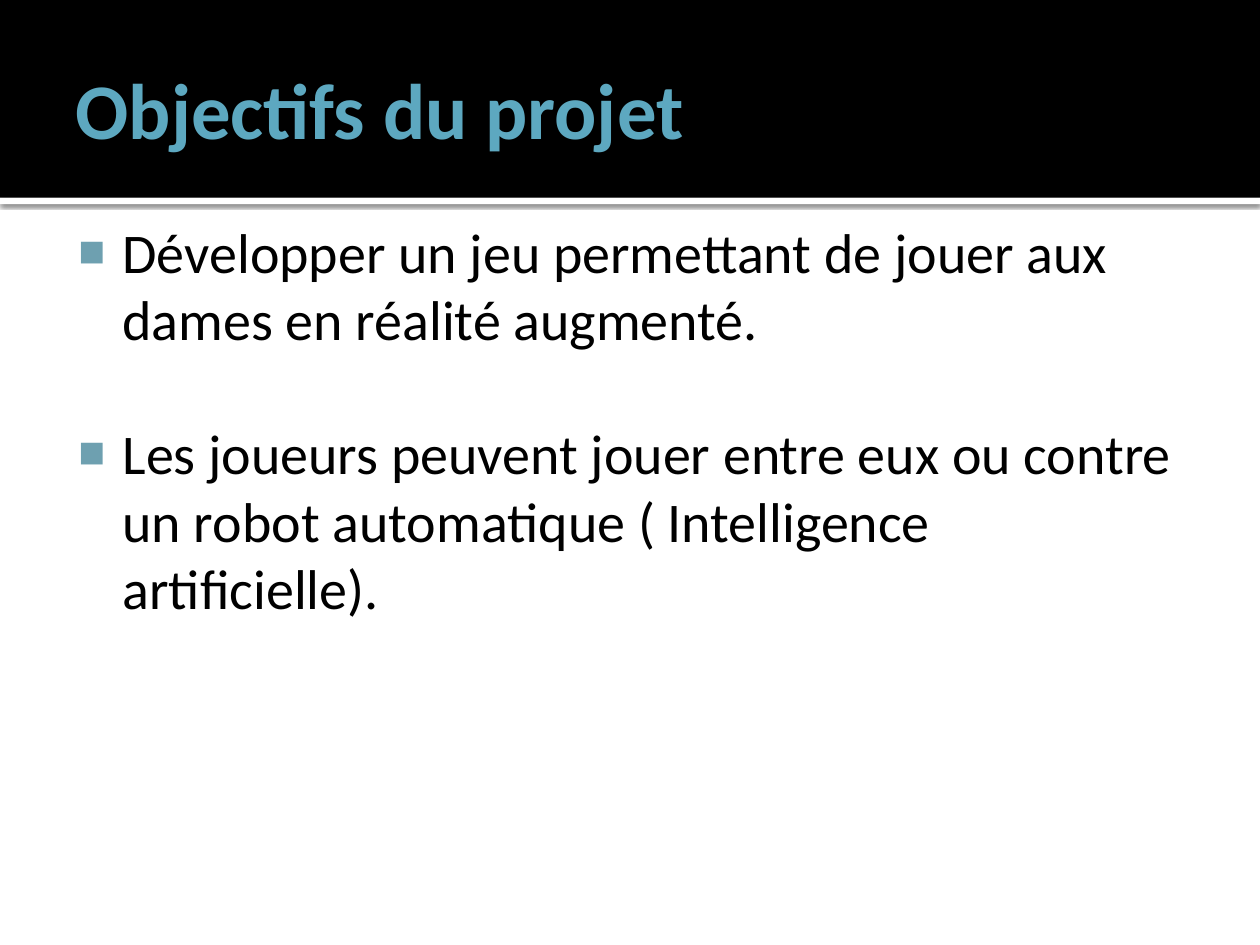
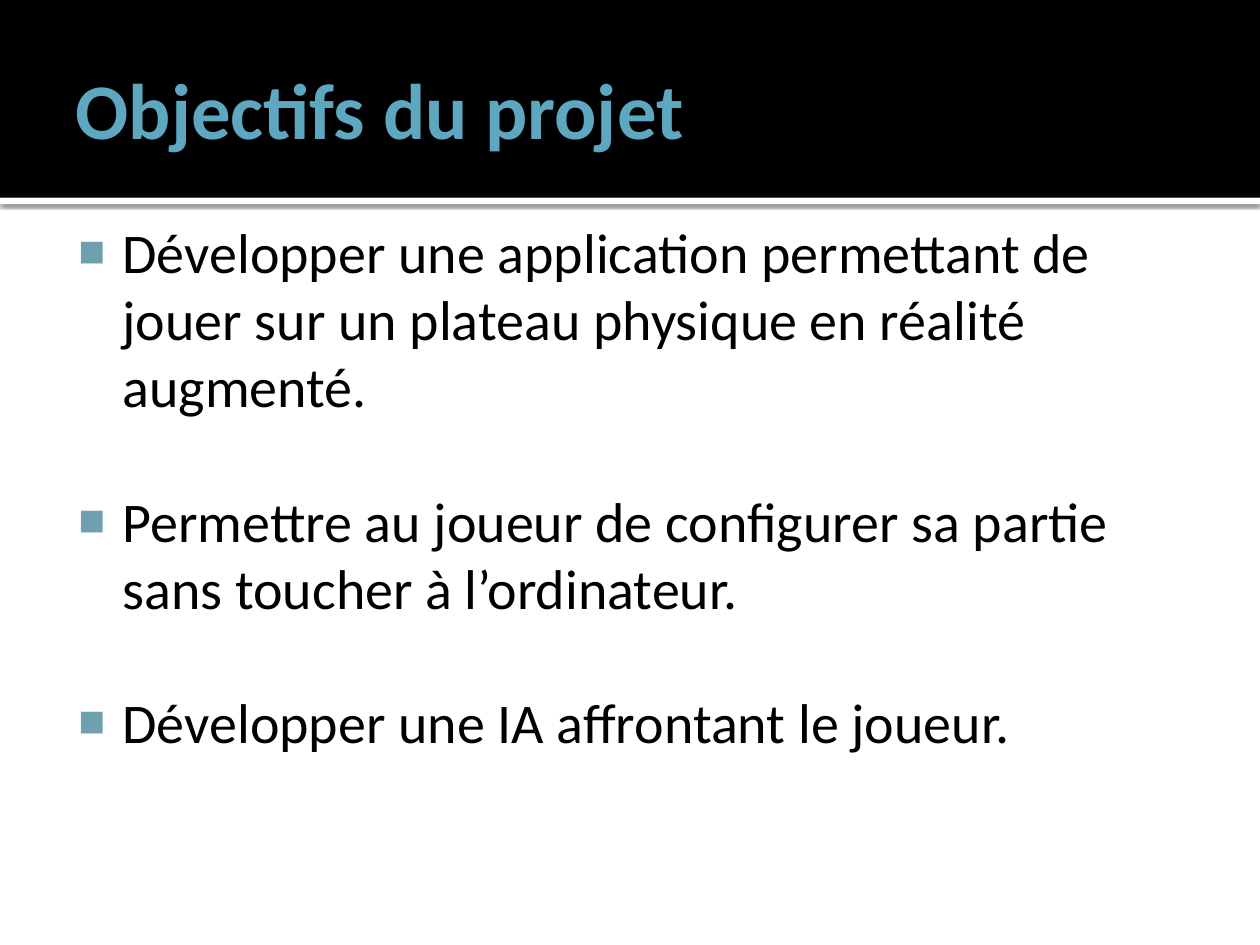
Before and after one commit to charaf7/Projet-annuel, a slide deck: slide 4 of CharteProjet.pptx. Drawn at 1260x945 pixels with LibreOffice and Linux fonts; fonts in the diff are those of the drawing. Boxes give left, top, right and bottom in pixels: in the first picture for what was removed or moved away, otherwise in the second. Text is boxed around its words. In the diff, an @@ line names an element or a change of style, - is before the commit and + after.

```diff
--- a/CharteProjet.pptx
+++ b/CharteProjet.pptx
@@ text at (123,234,1108,753): text changed @@
-■ Développer un jeu permettant de jouer aux dames en réalité augmenté.
-■ Les joueurs peuvent jouer entre eux ou contre un robot automatique ( Intelligence artificielle).
+■ Développer une application permettant de jouer sur un plateau physique en réalité augmenté.
+■ Permettre au joueur de configurer sa partie sans toucher à l’ordinateur.
+■ Développer une IA affrontant le joueur.
```
Also in this commit, not shown: 4 other slides changed, 1 other file.
